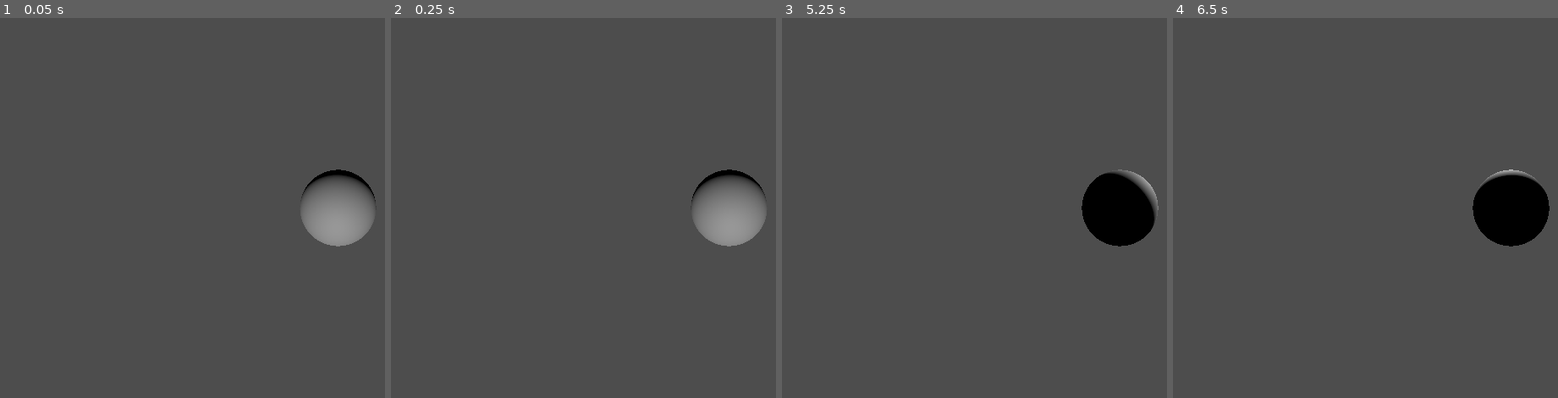
Above: before the commit, frames 1-4 (left to right).
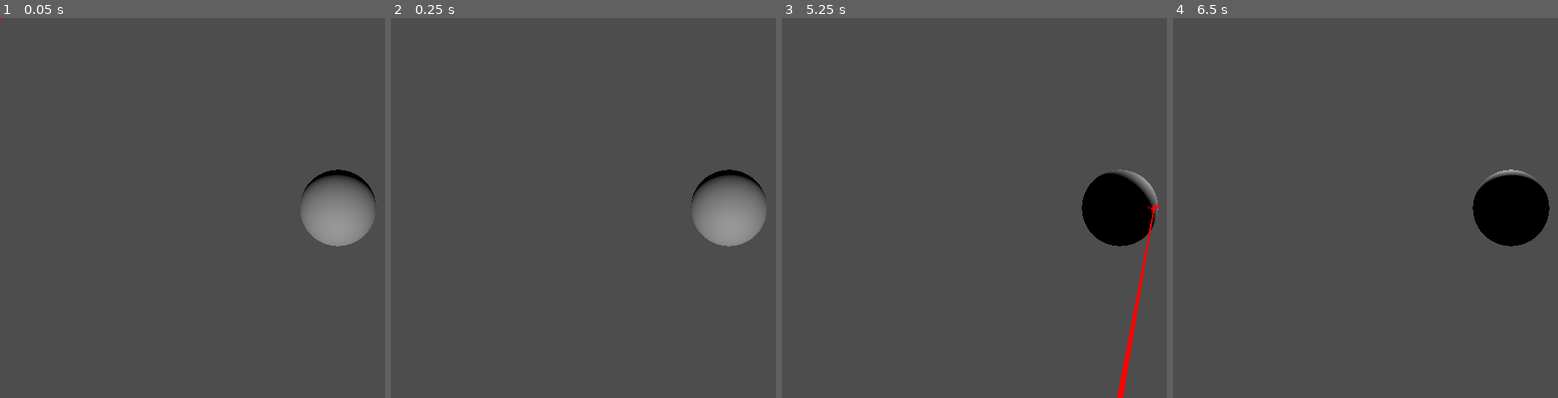
Above: after the commit, the same moments.

Repository: OgGhostJelly/Space
Game: Godot game, scene res://src/objects/main/main.tscn
Two runs of this game, one before a commit and one after it. Both use one fixed random seed, a clock stepped at 60 frames per second and the inputs below.
Inputs (mouse positions are in pixels of both pictures, inside the frame that each line leads up to):
- Up to frame 1 (0.05 s): no input
- Up to frame 2 (0.25 s): no input
- Up to frame 3 (5.25 s): move the mouse to (outside the picture) at 0.52 s; hold Space (fire) 0.53-1.28 s; move the mouse to (986, 227) at 1.27 s; tap Space (fire) at 1.35, 2.85, 4.35 s; move the mouse to (outside the picture) at 2.02 s; hold Space (fire) 2.03-2.78 s; move the mouse to (1086, 284) at 2.77 s; move the mouse to (outside the picture) at 3.52 s; hold Space (fire) 3.53-4.28 s; move the mouse to (916, 151) at 4.27 s; move the mouse to (1155, 208) at 5.02 s; hold Space (fire) from 5.03 s (still down)
- Up to frame 4 (6.5 s): move the mouse to (1407, 113) at 5.77 s; release Space (fire) at 5.78 s; tap Space (fire) at 5.85 s

The runs differ from the first frame. In frame 1, less than 0.1% of the frame differs, in the area x 0-1%, y 0-2%; in frame 2, nothing differs; in frame 3, 0.5%, in the area x 87-99%, y 48-100%; in frame 4, nothing differs.

Commit message:
DESTROY ASROID

Diff:
--- a/src/autoload/planet_data.gd
+++ b/src/autoload/planet_data.gd
@@ -1,4 +1,11 @@
 extends Node
 
 
-@export var mouse_touching_planet: bool
+@export var health: float = 300.0
+@export var damage: float = 1.0
+var mouse_touching_planet: bool
+
+
+func deal_damage() -> void:
+	health -= damage
+	print(health)
--- a/src/objects/userinterface/subobjects/laser/laser.gd
+++ b/src/objects/userinterface/subobjects/laser/laser.gd
@@ -1,19 +1,30 @@
 extends CPUParticles2D
 
 
+@export var laser_sensitivity: float = 0.25
 @onready var laser_line: Line2D = $LaserLine2D
+@onready var damage_timer: Timer = $DamageTimer
+var previous_global_mouse_position: Vector2
 
 
-func _process(_delta: float) -> void:
+func _process(delta: float) -> void:
+	var global_mouse_position: Vector2 = get_global_mouse_position()
+	# destroy asroids
 	if not Input.is_action_pressed("fire") or not PlanetData.mouse_touching_planet:
-		visible = false
+		emitting = false
+		laser_line.visible = false
+		previous_global_mouse_position = global_mouse_position
 		return
-
-	var global_mouse_position: Vector2 = get_global_mouse_position()
 
 	global_position = global_mouse_position
 
 	var viewport_rect_size: Vector2 = get_viewport_rect().size
 	laser_line.set_point_position(0,to_local(Vector2(viewport_rect_size.x/2.0,viewport_rect_size.y)))
 
-	visible = true
+	emitting = true
+	laser_line.visible = true
+	if previous_global_mouse_position.distance_to(global_mouse_position) * delta > laser_sensitivity and damage_timer.is_stopped():
+		damage_timer.start()
+		PlanetData.deal_damage()
+
+	previous_global_mouse_position = global_mouse_position
--- a/src/objects/userinterface/subobjects/laser/laser.tscn
+++ b/src/objects/userinterface/subobjects/laser/laser.tscn
@@ -36,3 +36,7 @@
 points = PackedVector2Array(0, 0, 0, 0)
 width_curve = SubResource("Curve_j6wtw")
 default_color = Color(1, 0, 0, 1)
+
+[node name="DamageTimer" type="Timer" parent="."]
+wait_time = 0.1
+one_shot = true
--- a/src/objects/userinterface/userinterface.tscn
+++ b/src/objects/userinterface/userinterface.tscn
@@ -9,5 +9,6 @@
 anchor_bottom = 1.0
 grow_horizontal = 2
 grow_vertical = 2
+mouse_filter = 2
 
 [node name="Laser" parent="." instance=ExtResource("1_n081s")]
--- a/src/objects/world/subobjects/planet/planet.gd
+++ b/src/objects/world/subobjects/planet/planet.gd
@@ -3,16 +3,13 @@
 
 
 func _ready() -> void:
-	print("ready up")
 	var _t = mouse_entered.connect(_on_mouse_entered)
 	_t = mouse_exited.connect(_on_mouse_exited)
 
 
 func _on_mouse_entered() -> void:
 	PlanetData.mouse_touching_planet = true
-	print("mouse entered")
 
 
 func _on_mouse_exited() -> void:
 	PlanetData.mouse_touching_planet = false
-	print("mouse exited")
--- a/src/objects/world/subobjects/planet/subclasses/Earth/earth.tscn
+++ b/src/objects/world/subobjects/planet/subclasses/Earth/earth.tscn
@@ -7,6 +7,7 @@
 [sub_resource type="SphereShape3D" id="SphereShape3D_h2g8q"]
 
 [node name="Earth" type="Area3D"]
+monitoring = false
 monitorable = false
 script = ExtResource("1_blaoj")
 
